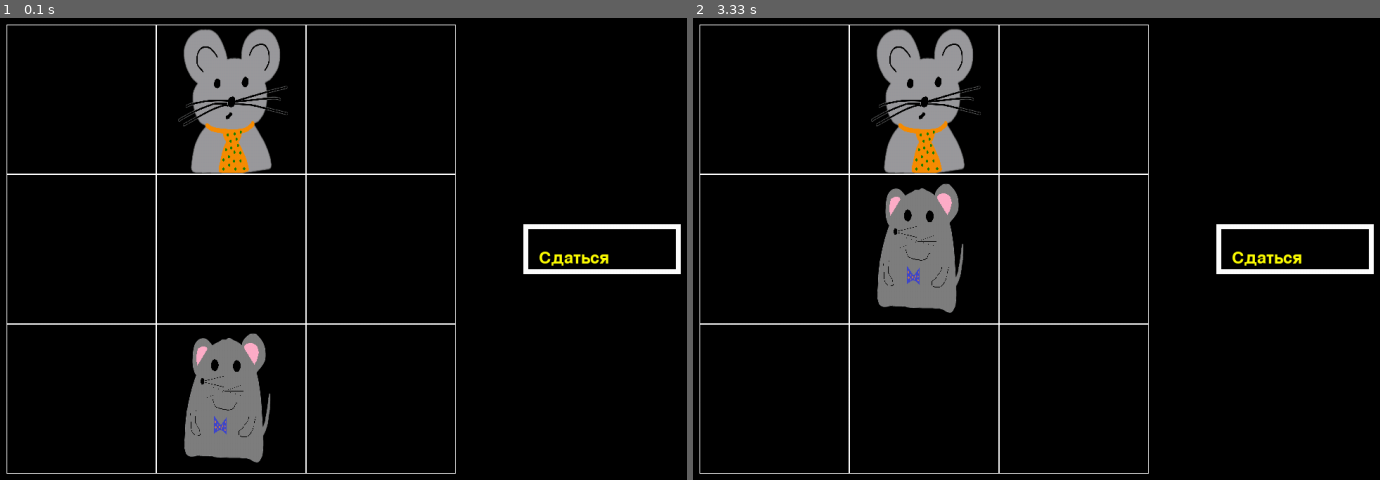
Above: before the commit, frames 1-2 (left to right).
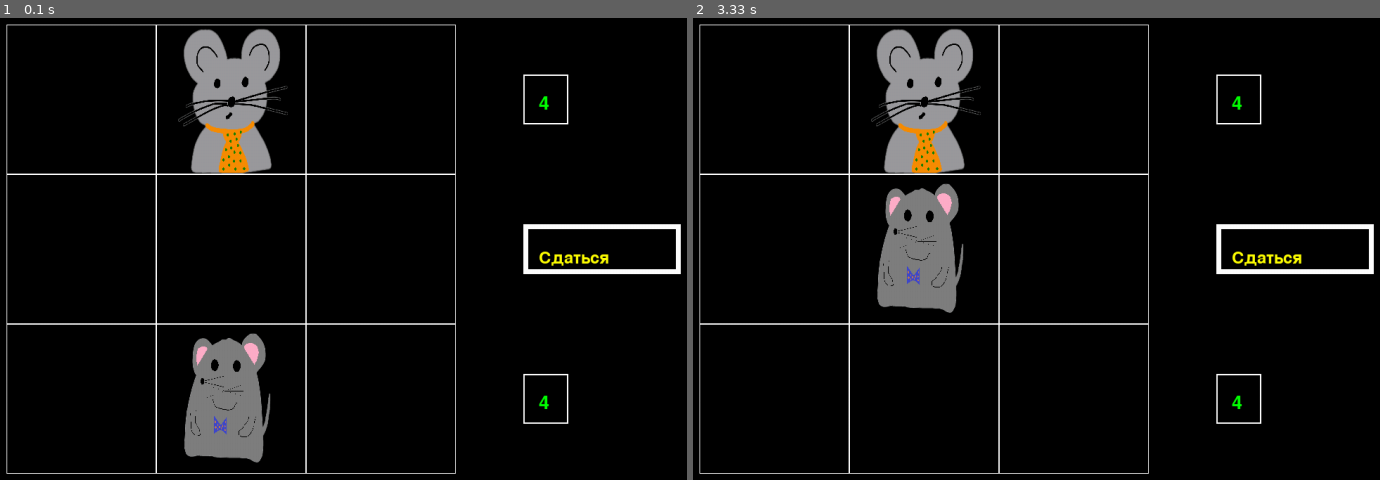
Above: after the commit, the same moments.

Repository: de-Nis1603/pygame_project
Game: pygame game, started from main.py
Same seed, same stepped clock (60 frames per second), same inputs: the game is played once before the commit and once after it.
Inputs (mouse positions are in pixels of both pictures, inside the frame that each line leads up to):
- Up to frame 1 (0.1 s): no input
- Up to frame 2 (3.33 s): click (995, 249) at 0.38 s; click (981, 318) at 3.22 s

The runs differ from the first frame. In frame 1, 0.3% of the frame differs, in the area x 76-83%, y 12-88%; in frame 2, 0.3%.

Commit message:
кол_во оставшихся перегородок

Diff:
--- a/main.py
+++ b/main.py
@@ -18,6 +18,8 @@
         self.colors = []
         self.mouse2_pos = (self.width // 2, 0)
         self.mouse1_pos = (self.width // 2, self.height - 1)
+        self.fence_count_1 = self.height + 1
+        self.fence_count_2 = self.height + 1
         self.turn = 1
         for i in range(self.height):
             row = []
@@ -72,10 +74,22 @@
                                                                        2, self.cell_size))
         pygame.draw.rect(screen, (255, 255, 255), pygame.Rect(width - 0.5 * (width - 0.9 * height), 0.45 * height,
                                                               0.35 * (width - 0.9 * height), 0.1 * height), 7)
+        pygame.draw.rect(screen, (255, 255, 255), pygame.Rect(width - 0.5 * (width - 0.9 * height), 0.15 * height,
+                                                              0.1 * (width - 0.9 * height), 0.1 * height), 2)
+        pygame.draw.rect(screen, (255, 255, 255), pygame.Rect(width - 0.5 * (width - 0.9 * height), 0.75 * height,
+                                                              0.1 * (width - 0.9 * height), 0.1 * height), 2)
+        f1 = pygame.font.Font(None, 40)
+        text1 = f1.render(str(self.fence_count_1), True,
+                          (0, 255, 0))
+        f2 = pygame.font.Font(None, 40)
+        text2 = f2.render(str(self.fence_count_2), True,
+                          (0, 255, 0))
         f3 = pygame.font.Font(None, 36)
-        text1 = f3.render('Сдаться', True,
+        text3 = f3.render('Сдаться', True,
                           (255, 255, 0))
-        screen.blit(text1, (width - 0.5 * (width - 0.9 * height) + 0.1 * 0.35 * (width - 0.9 * height), 0.5 * height))
+        screen.blit(text2, (width - 0.5 * (width - 0.9 * height) + 0.1 * 0.35 * (width - 0.9 * height), 0.19 * height))
+        screen.blit(text1, (width - 0.5 * (width - 0.9 * height) + 0.1 * 0.35 * (width - 0.9 * height), 0.79 * height))
+        screen.blit(text3, (width - 0.5 * (width - 0.9 * height) + 0.1 * 0.35 * (width - 0.9 * height), 0.5 * height))
 
         mouse1 = load_image("trans_mouse1.png")
         mouse1 = pygame.transform.scale(mouse1, (cell_size, cell_size))
@@ -237,8 +251,8 @@
 
 if __name__ == '__main__':
     N = 3
-    fence_count1 = N + 1
-    fence_count2 = N + 1
+    fence_count_1 = N + 1
+    fence_count_2 = N + 1
     coords1 = None
     it_is_turn_for_player = 1
 
@@ -298,14 +312,16 @@
                 elif coords1_clicked and abs(coords1_clicked[0] - coords2_clicked[0]) + abs(coords1_clicked[1] - coords2_clicked[1]) == 1:
                     # точно ставим забор
                     if it_is_turn_for_player == 1:
-                        verdict = put_fence(board, coords1_clicked, coords2_clicked, fence_count1)
+                        verdict = put_fence(board, coords1_clicked, coords2_clicked, fence_count_1)
                     elif it_is_turn_for_player == 2:
-                        verdict = put_fence(board, coords1_clicked, coords2_clicked, fence_count2)
+                        verdict = put_fence(board, coords1_clicked, coords2_clicked, fence_count_2)
                     if verdict == "ok":
                         if it_is_turn_for_player == 1:
-                            fence_count1 -= 1
+                            board.fence_count_1 -= 1
+                            fence_count_1 -= 1
                         elif it_is_turn_for_player == 2:
-                            fence_count2 -= 1
+                            board.fence_count_2 -= 1
+                            fence_count_2 -= 1
                         it_is_turn_for_player = change_turn(it_is_turn_for_player)
                         print(it_is_turn_for_player)
                     else:
